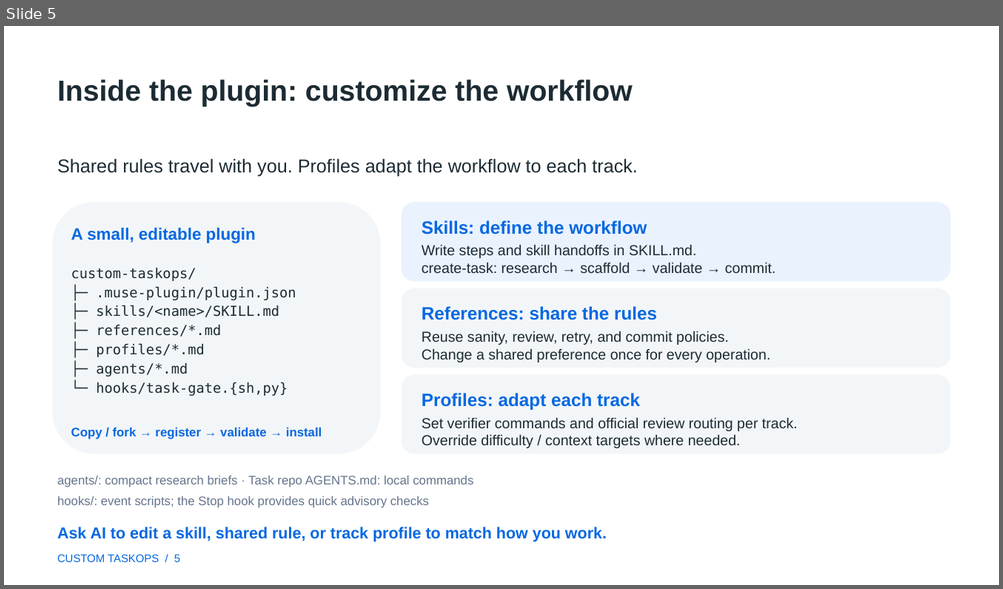
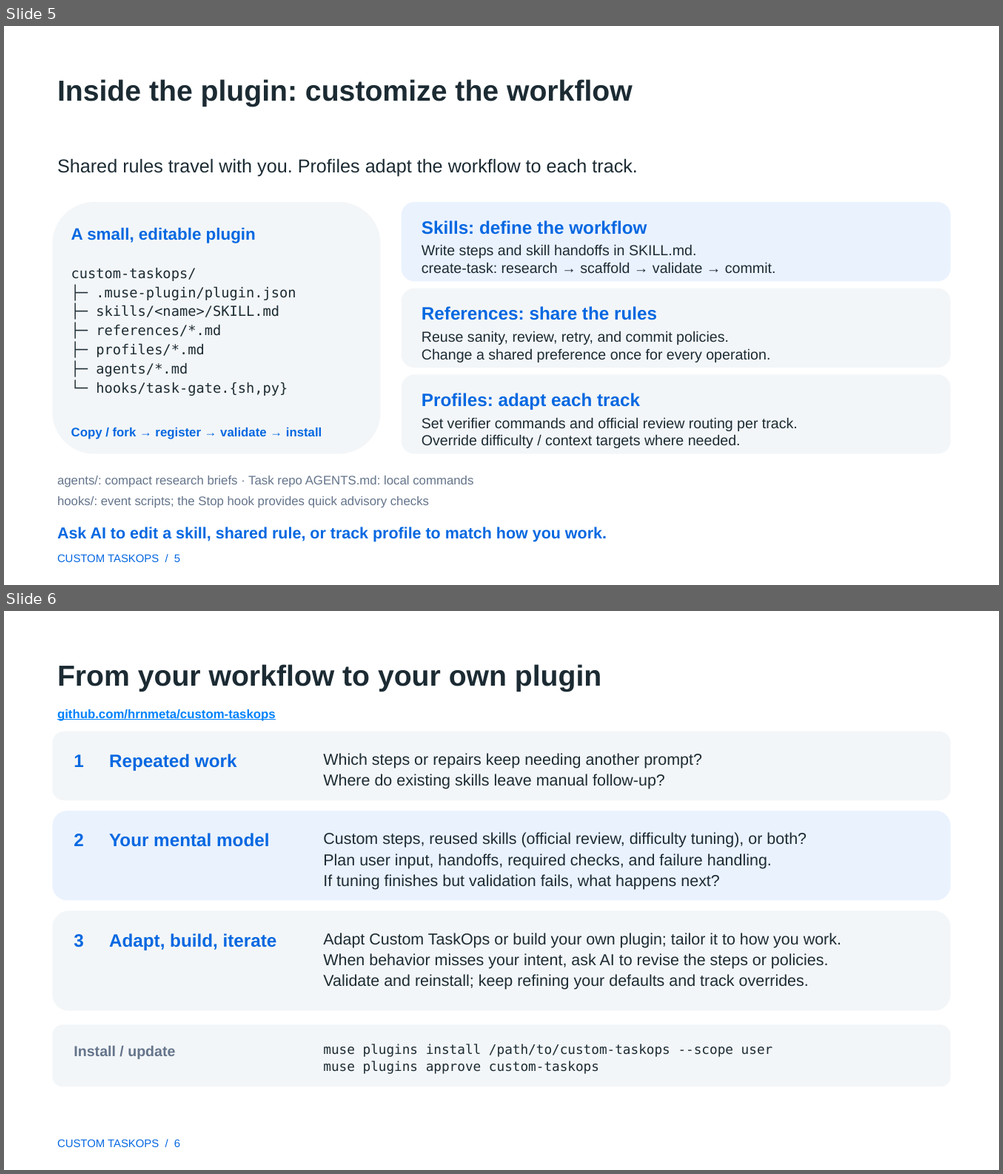
Before and after one commit to hrnmeta/custom-taskops, a slide deck: docs/presentation/custom-taskops.pptx. Shown one above the other, each under a label of ours: slide 5 before the commit, slides 5 and 6 after it. The pictures are 1003x589 and 1003x1174 pixels, drawn with LibreOffice and Linux fonts; fonts in the diff are those of the drawing. Boxes give left, top, right and bottom in pixels: in the first picture for what was removed or moved away, otherwise in the second. Text is boxed around its words. In the diff, an @@ line names an element or a change of style, - is before the commit and + after.

```diff
--- a/docs/presentation/custom-taskops.pptx
+++ b/docs/presentation/custom-taskops.pptx
@@ slide 6 added at [4,611,999,1170], background #FFFFFF @@
@@ text added at [57,664,601,692], 42 pt, text #1C2B33, bold @@
+From your workflow to your own plugin
@@ text added at [57,709,276,721], 18 pt, text #0082FB, bold, underline @@
+github.com/hrnmeta/custom-taskops
@@ rounded rectangle added at [52,732,950,800], fill #F3F6F8 @@
@@ text added at [74,755,83,767], 26 pt, text #0668E1, bold @@
+1
@@ text added at [109,754,237,771], 26 pt, text #0668E1, bold @@
+Repeated work
@@ text added at [323,753,702,789], 23 pt, text #1C2B33 @@
+Which steps or repairs keep needing another prompt?
+Where do existing skills leave manual follow-up?
@@ rounded rectangle added at [52,811,950,901], fill #EAF2FE @@
@@ text added at [323,832,806,890], 23 pt, text #1C2B33 @@
+Custom steps, reused skills (official review, difficulty tuning), or both?
+Plan user input, handoffs, required checks, and failure handling.
+If tuning finishes but validation fails, what happens next?
@@ text added at [74,834,83,846], 26 pt, text #0668E1, bold @@
+2
@@ text added at [109,833,269,847], 26 pt, text #0668E1, bold @@
+Your mental model
@@ rounded rectangle added at [52,911,950,1011], fill #F3F6F8 @@
@@ text added at [74,934,83,948], 26 pt, text #0668E1, bold @@
+3
@@ text added at [109,934,277,951], 26 pt, text #0668E1, bold @@
+Adapt, build, iterate
@@ text added at [323,933,841,990], 23 pt, text #1C2B33 @@
+Adapt Custom TaskOps or build your own plugin; tailor it to how you work.
+When behavior misses your intent, ask AI to revise the steps or policies.
+Validate and reinstall; keep refining your defaults and track overrides.
@@ rounded rectangle added at [52,1025,950,1087], fill #F3F6F8 @@
@@ text added at [74,1046,175,1059], 21 pt, text #64748B, bold @@
+Install / update
@@ text added at [323,1044,773,1074], 19 pt, text #1C2B33 @@
+muse plugins install /path/to/custom-taskops --scope user
+muse plugins approve custom-taskops
@@ text added at [57,1139,180,1147], 16 pt, text #0668E1 @@
+CUSTOM TASKOPS / 6
```
Also in this commit, not shown: 3 slides changed, 1 slide removed, 20 other files.
